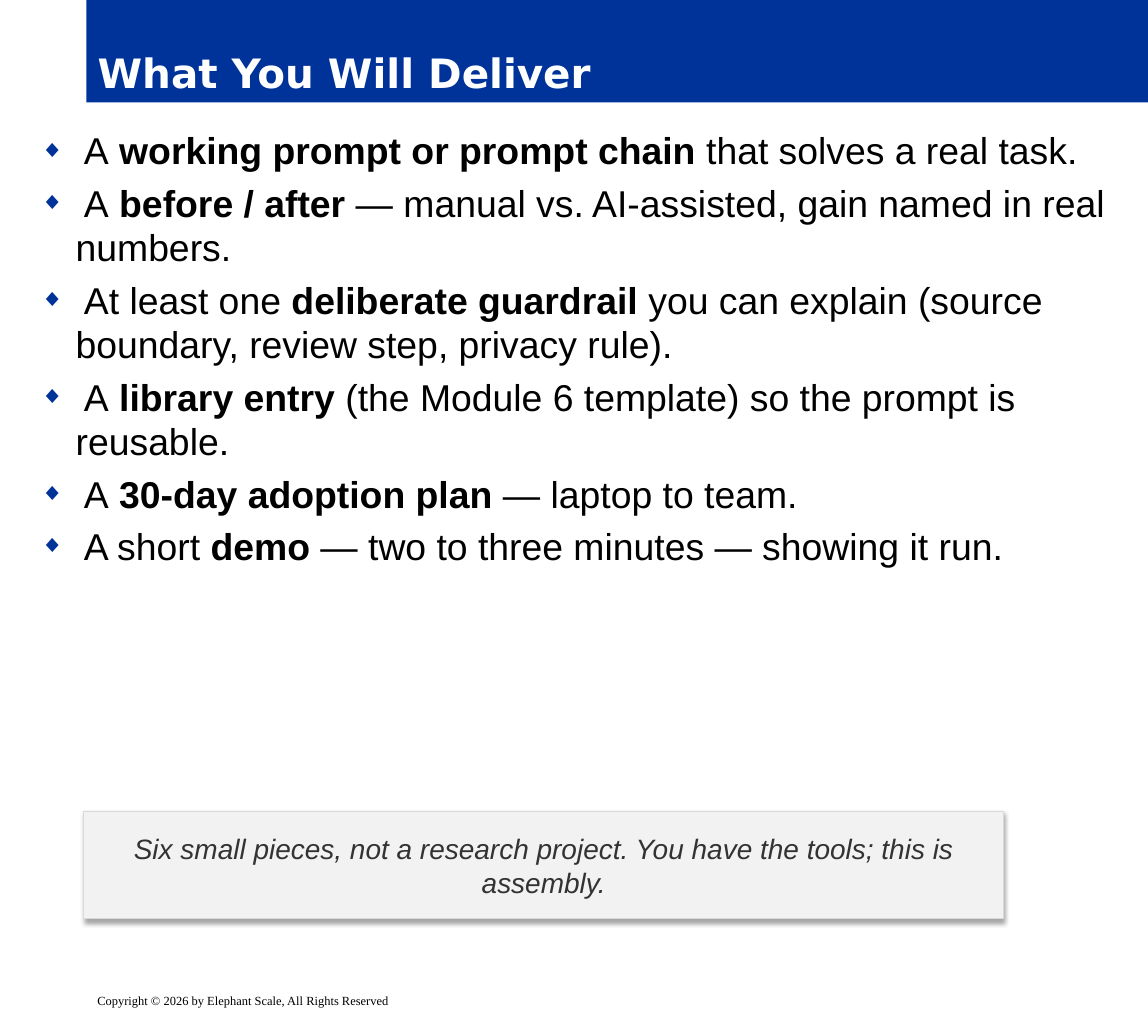
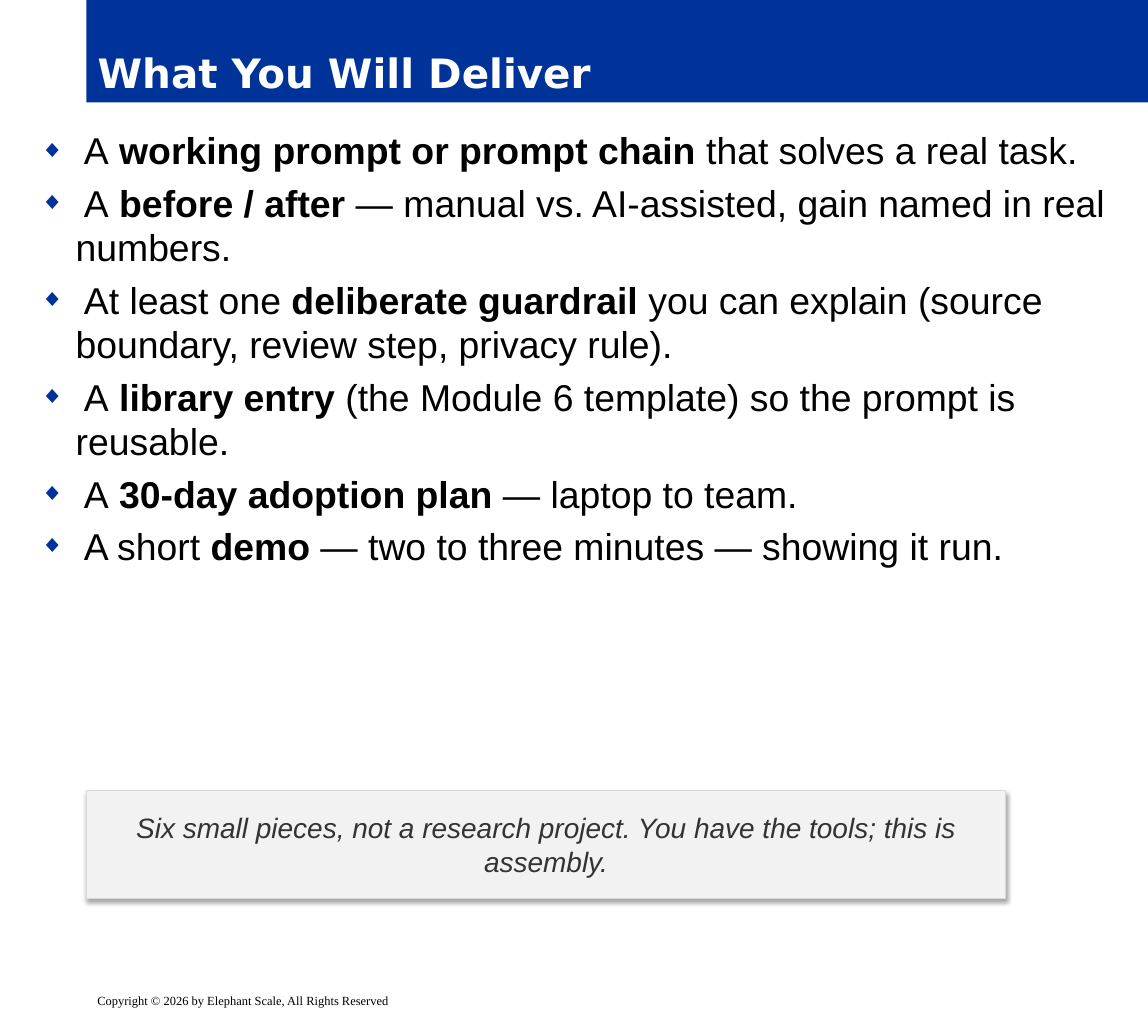
Before and after one commit to elephantscale/Prompt_Engineering_for_Business_Professionals, a slide deck: slide 3 of slides/release/07-capstone.pptx. Drawn at 1148x1016 pixels with LibreOffice and Linux fonts; fonts in the diff are those of the drawing; background and template pictures are left out. Boxes give left, top, right and bottom in pixels: in the first picture for what was removed or moved away, otherwise in the second. Text is boxed around its words. In the diff, an @@ line names an element or a change of style, - is before the commit and + after.

```diff
--- a/slides/release/07-capstone.pptx
+++ b/slides/release/07-capstone.pptx
@@ rectangle "Six small pieces, not a ...": place and size @@
-rectangle "Six small pieces, not a ..." at [84,812,1004,920]
+rectangle "Six small pieces, not a ..." at [86,791,1006,898]
```
Also in this commit, not shown: 8 other slides changed, 3 other files.
